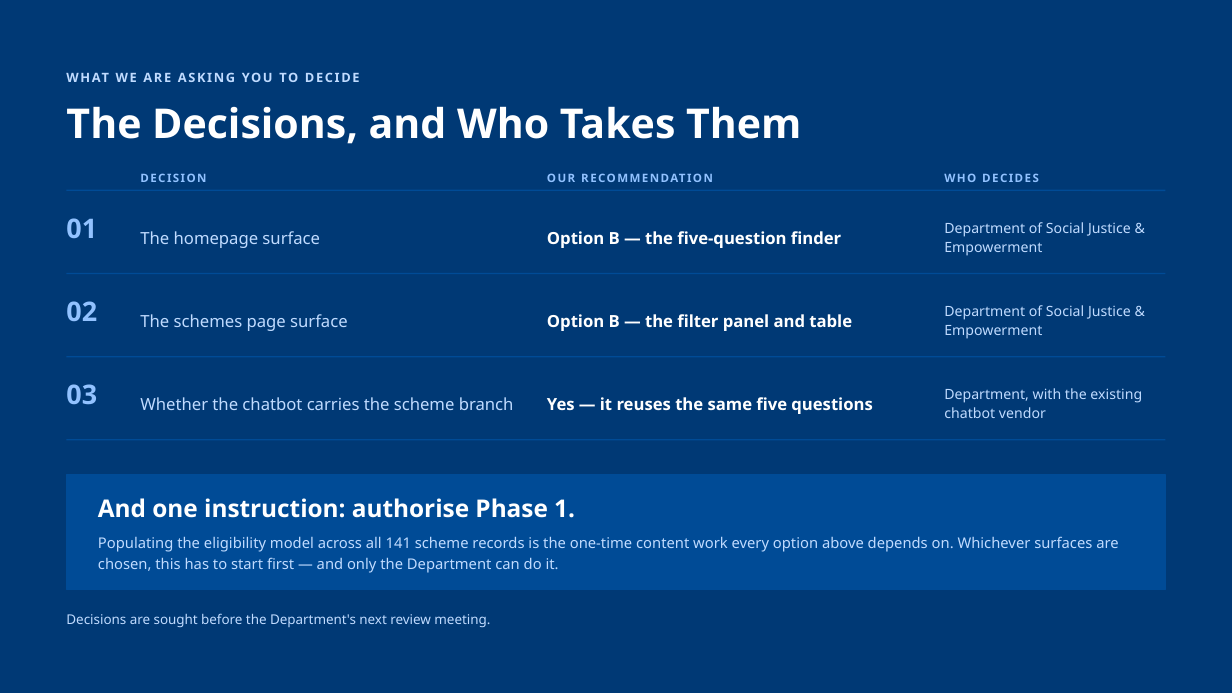
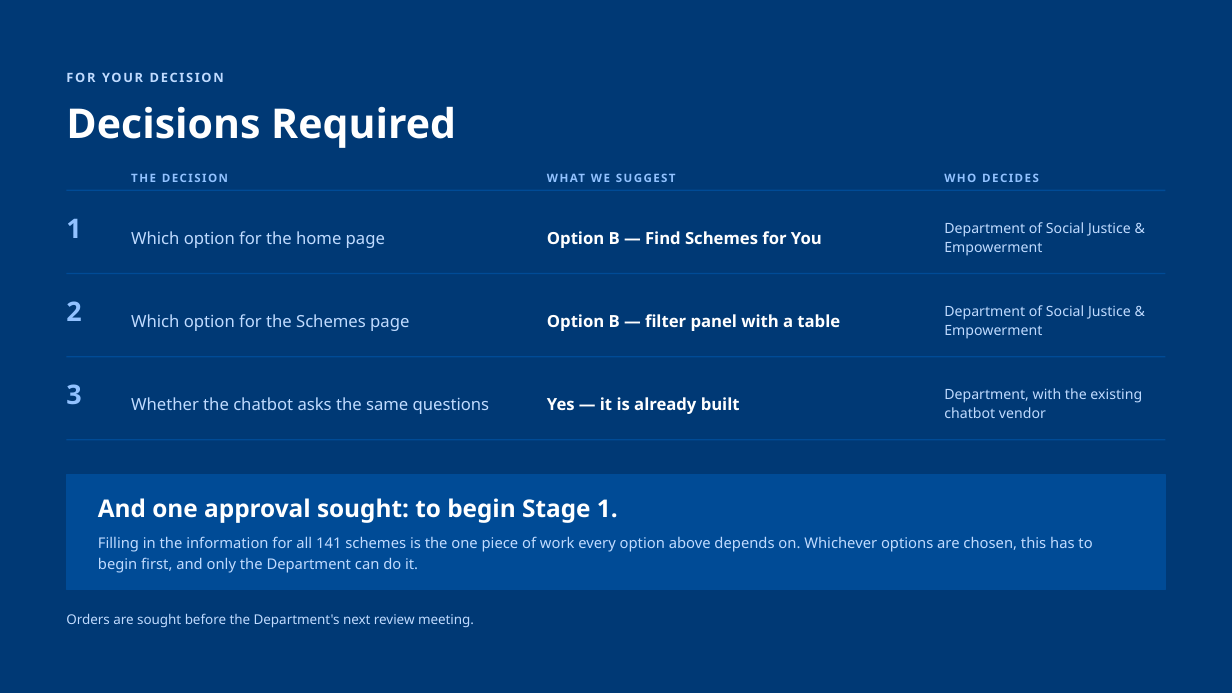
Before and after one commit to AkashShivanand/mosje, a slide deck: slide 11 of docs/plans/MoSJE-Persona-Scheme-Discovery.pptx (slide 7 before the commit). Drawn at 1232x693 pixels with LibreOffice and Linux fonts; fonts in the diff are those of the drawing. Boxes give left, top, right and bottom in pixels: in the first picture for what was removed or moved away, otherwise in the second. Text is boxed around its words. In the diff, an @@ line names an element or a change of style, - is before the commit and + after.

```diff
--- a/docs/plans/MoSJE-Persona-Scheme-Discovery.pptx
+++ b/docs/plans/MoSJE-Persona-Scheme-Discovery.pptx
@@ text at bbox=[66, 72, 224, 82]: text changed @@
-WHAT WE ARE ASKING YOU TO DECIDE
+FOR YOUR DECISION
@@ text at bbox=[66, 106, 456, 148]: text changed @@
-The Decisions, and Who Takes Them
+Decisions Required
@@ text at bbox=[131, 173, 228, 182]: text changed @@
-DECISION
+THE DECISION
@@ text at bbox=[547, 168, 935, 189]: text changed @@
-OUR RECOMMENDATION
+WHAT WE SUGGEST
@@ text at bbox=[66, 219, 81, 238]: text changed @@
-01
+1
@@ text at bbox=[131, 231, 385, 248]: text changed @@
-The homepage surface
+Which option for the home page
@@ text at bbox=[547, 231, 822, 248]: text changed @@
-Option B — the five-question finder
+Option B — Find Schemes for You
@@ text at bbox=[66, 301, 81, 321]: text changed @@
-02
+2
@@ text at bbox=[131, 314, 409, 331]: text changed @@
-The schemes page surface
+Which option for the Schemes page
@@ text at bbox=[547, 314, 840, 331]: text changed @@
-Option B — the filter panel and table
+Option B — filter panel with a table
@@ text at bbox=[66, 384, 81, 404]: text changed @@
-03
+3
@@ text at bbox=[131, 397, 490, 414]: text changed @@
-Whether the chatbot carries the scheme branch
+Whether the chatbot asks the same questions
@@ text at bbox=[547, 397, 740, 414]: text changed @@
-Yes — it reuses the same five questions
+Yes — it is already built
@@ text at bbox=[98, 498, 618, 523]: text changed @@
-And one instruction: authorise Phase 1.
+And one approval sought: to begin Stage 1.
@@ text at bbox=[98, 536, 1092, 573]: text changed @@
-Populating the eligibility model across all 141 scheme records is the one-time content work every option above depends on. Whichever surfaces are chosen, this has to start first — and only the Department can do it.
+Filling in the information for all 141 schemes is the one piece of work every option above depends on. Whichever options are chosen, this has to begin first, and only the Department can do it.
@@ text at bbox=[66, 613, 474, 628]: text changed @@
-Decisions are sought before the Department's next review meeting.
+Orders are sought before the Department's next review meeting.
```
Also in this commit, not shown: 5 other slides changed, 6 slides added, 2 slides removed, 3 other files.
